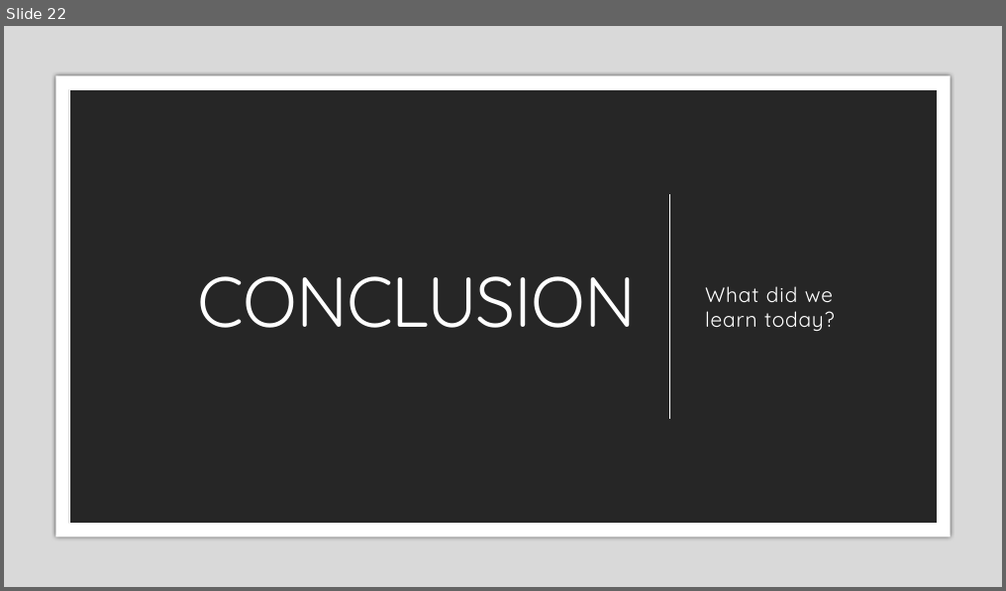
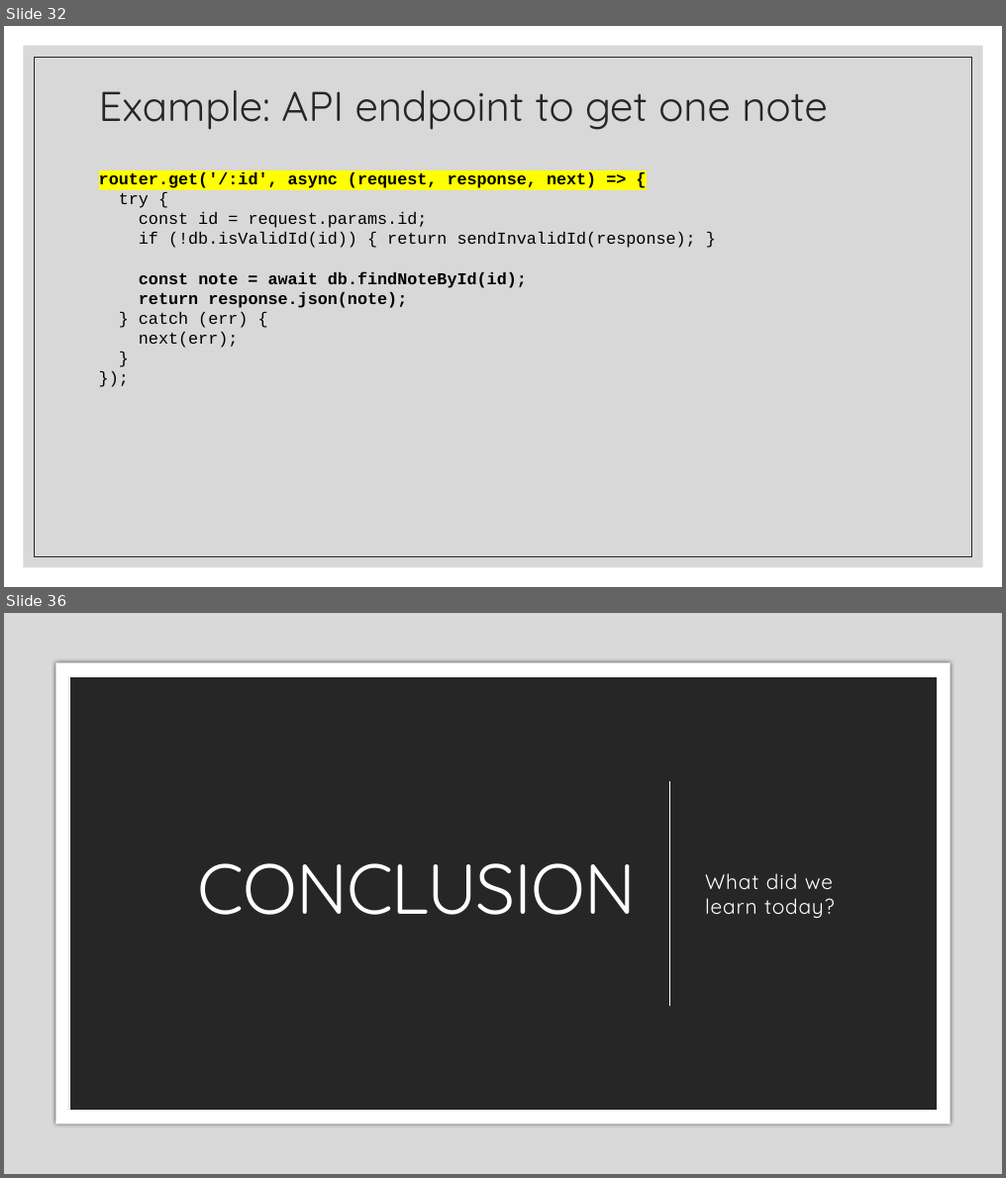
Before and after one commit to zackstotts/base-node-curriculum, a slide deck: unit_03/slides/02 MongoDB & Node.pptx. Shown one above the other, each under a label of ours: slide 22 before the commit, slides 32 and 36 after it; the slides between them are not shown. The pictures are 1006x591 and 1006x1178 pixels, drawn with LibreOffice and Linux fonts; fonts in the diff are those of the drawing. Boxes give left, top, right and bottom in pixels: in the first picture for what was removed or moved away, otherwise in the second. Text is boxed around its words. In the diff, an @@ line names an element or a change of style, - is before the commit and + after.

```diff
--- a/unit_03/slides/02 MongoDB & Node.pptx
+++ b/unit_03/slides/02 MongoDB & Node.pptx
@@ slide 32 added at (4,26,1002,587), background #FFFFFF @@
@@ rectangle added at (24,46,983,568), fill #BFBFBF at 60% opacity @@
@@ rectangle added at (35,57,972,557), outline #262626 0.5 pt @@
@@ title added at (99,90,828,130), 40 pt, text #262626 @@
+Example: API endpoint to get one note
@@ text added at (99,172,696,348), 16 pt, text #000000, bold @@
+router.get('/:id', async (request, response, next) => {
+try {
+const id = request.params.id;
+if (!db.isValidId(id)) { return sendInvalidId(response); }
+const note = await db.findNoteById(id);
+return response.json(note);
+} catch (err) {
+next(err);
+}
+});
@@ what was slide 22 is now slide 36 @@
```
Also in this commit, not shown: 7 slides changed, 14 other slides added, 1 slide removed.
